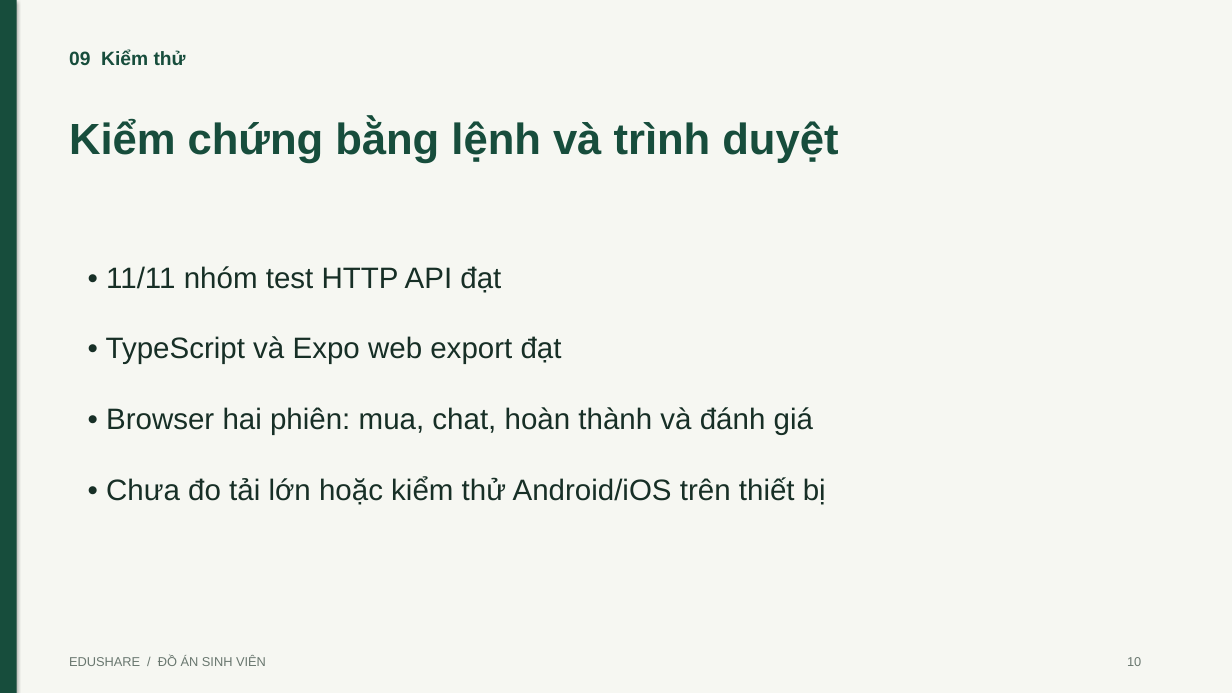
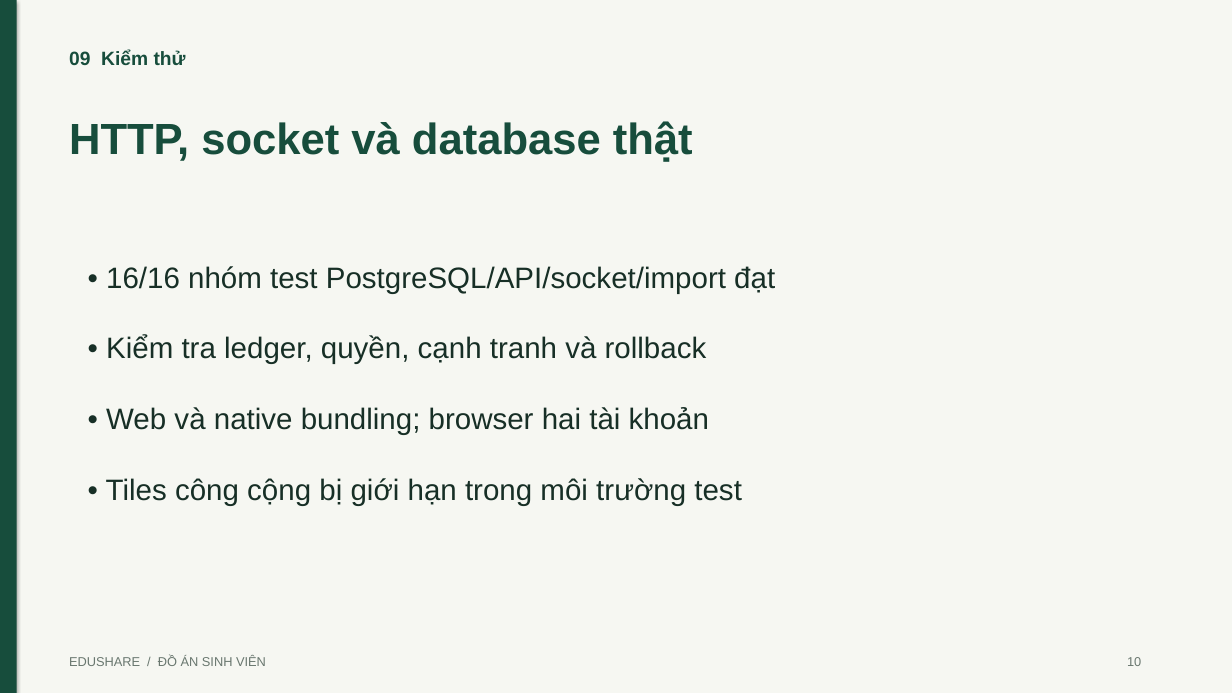
Before and after one commit to TanTai08/AppEduShare, a slide deck: slide 10 of docs/EduShare_Thuyet_Trinh.pptx. Drawn at 1232x693 pixels with LibreOffice and Linux fonts; fonts in the diff are those of the drawing. Boxes give left, top, right and bottom in pixels: in the first picture for what was removed or moved away, otherwise in the second. Text is boxed around its words. In the diff, an @@ line names an element or a change of style, - is before the commit and + after.

```diff
--- a/docs/EduShare_Thuyet_Trinh.pptx
+++ b/docs/EduShare_Thuyet_Trinh.pptx
@@ text at box(69, 121, 693, 162): text changed @@
-Kiểm chứng bằng lệnh và trình duyệt
+HTTP, socket và database thật
@@ text at box(106, 266, 775, 506): text changed @@
-• 11/11 nhóm test HTTP API đạt
-• TypeScript và Expo web export đạt
-• Browser hai phiên: mua, chat, hoàn thành và đánh giá
-• Chưa đo tải lớn hoặc kiểm thử Android/iOS trên thiết bị
+• 16/16 nhóm test PostgreSQL/API/socket/import đạt
+• Kiểm tra ledger, quyền, cạnh tranh và rollback
+• Web và native bundling; browser hai tài khoản
+• Tiles công cộng bị giới hạn trong môi trường test
```
Also in this commit, not shown: 11 other slides changed, 49 other files.
